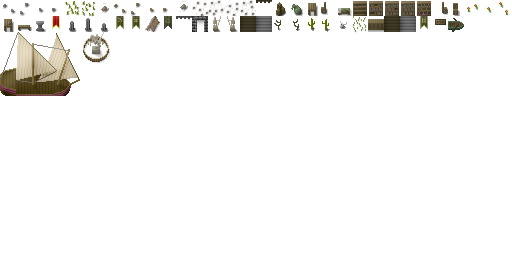
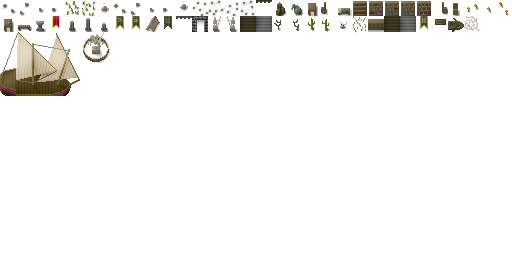
Layers edited between the first and the second 512px x 256px image:
painted on "shade" over [464, 16, 480, 31]
